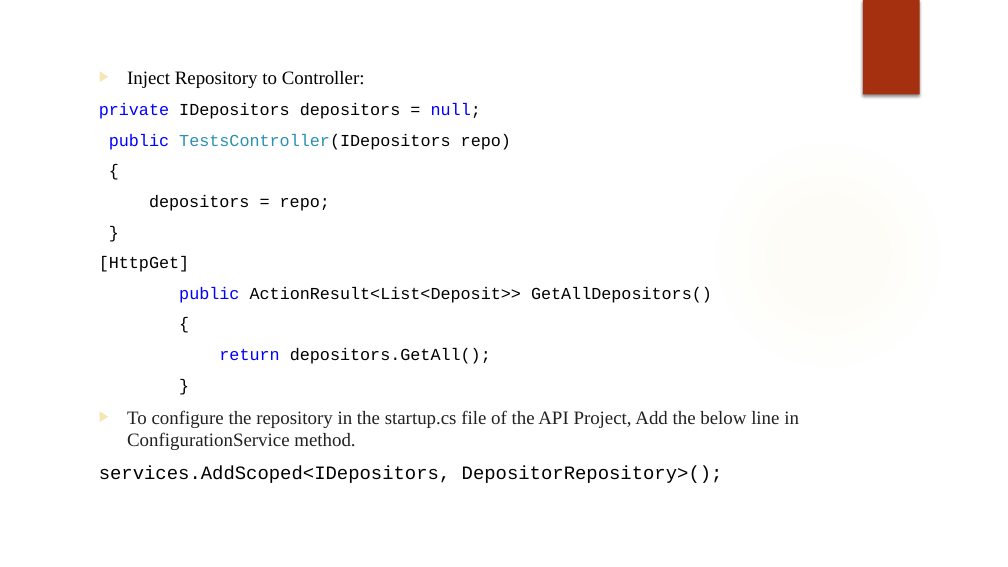
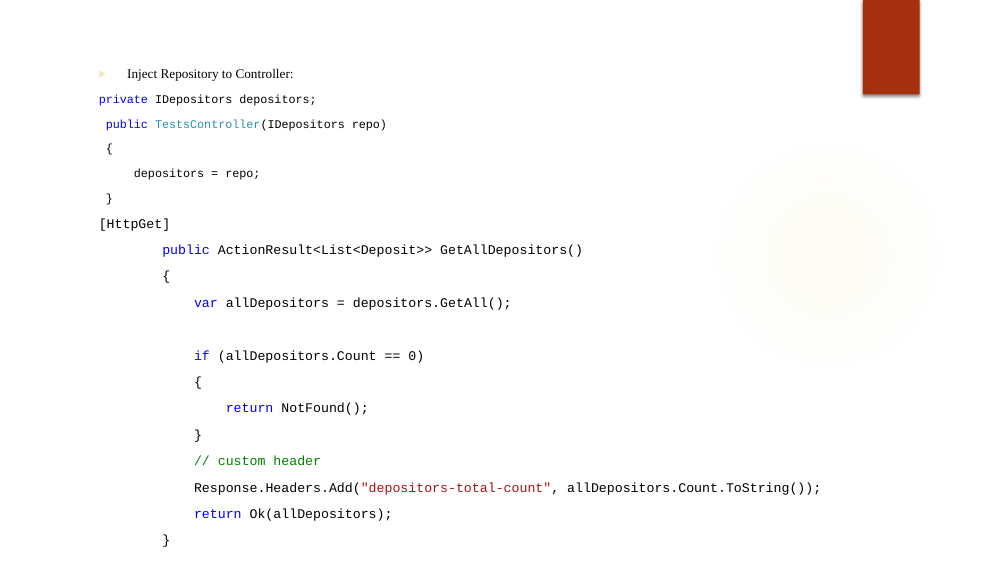
Before and after one commit to rx-training/Training-Jan-2021, a slide deck: slide 23 of Modules/C#/Day14/Disha-Shah/Assignment/Net Core Web API.pptx (slide 21 before the commit). Drawn at 1008x567 pixels with LibreOffice and Linux fonts; fonts in the diff are those of the drawing; background and template pictures are left out. Boxes give left, top, right and bottom in pixels: in the first picture for what was removed or moved away, otherwise in the second. Text is boxed around its words. In the diff, an @@ line names an element or a change of style, - is before the commit and + after.

Commit message:
REFS: #200 and fixes #200(Resolved errors in Repository pattern of Day14 task)

```diff
--- a/Modules/C#/Day14/Disha-Shah/Assignment/Net Core Web API.pptx
+++ b/Modules/C#/Day14/Disha-Shah/Assignment/Net Core Web API.pptx
@@ text at (x1=99, y1=68, x2=583, y2=257): size 18 to 12.6 pt in "Inject Repository to Controller:"; size 16 to 11.2 pt in "public TestsController(IDepositors repo)", "{", "depositors = repo;", "}"; size 16 to 12.6 pt in "[HttpGet]", "public ActionResult<List<Deposit>> GetAllDepositors()", "{", "}" @@
@@ text at (x1=99, y1=95, x2=316, y2=106): text changed; size 16 to 11.2 pt @@
-private IDepositors depositors = null;
+private IDepositors depositors;
@@ text at (x1=194, y1=297, x2=512, y2=415): text changed; size 16 to 12.6 pt @@
-return depositors.GetAll();
+var allDepositors = depositors.GetAll();
+if (allDepositors.Count == 0)
+{
+return NotFound();
@@ text at (x1=194, y1=456, x2=821, y2=521): text changed; size 18 to 12.6 pt; font Times New Roman to Courier New; text colour #212121 to #000000 @@
-▶ To configure the repository in the startup.cs file of the API Project, Add the below line in ConfigurationService method.
-services.AddScoped<IDepositors, DepositorRepository>();
+// custom header
+Response.Headers.Add("depositors-total-count", allDepositors.Count.ToString());
+return Ok(allDepositors);
+}
```
Also in this commit, not shown: 5 other slides changed, 3 slides added, 8 other files.
